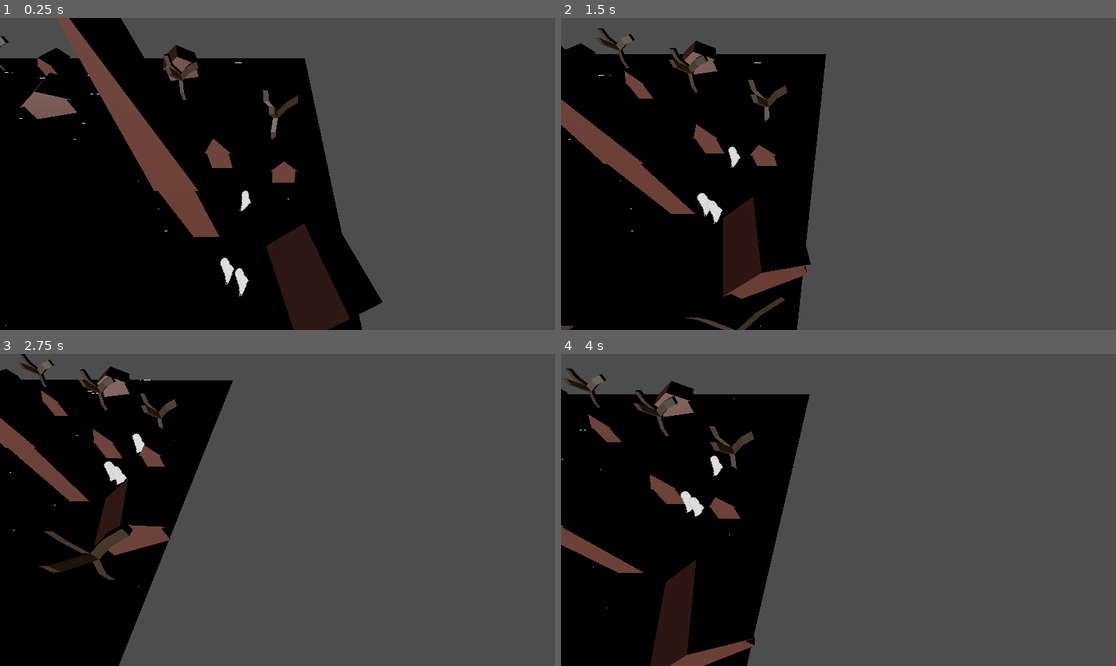
Above: before the commit, frames 1-4 (two rows, left to right).
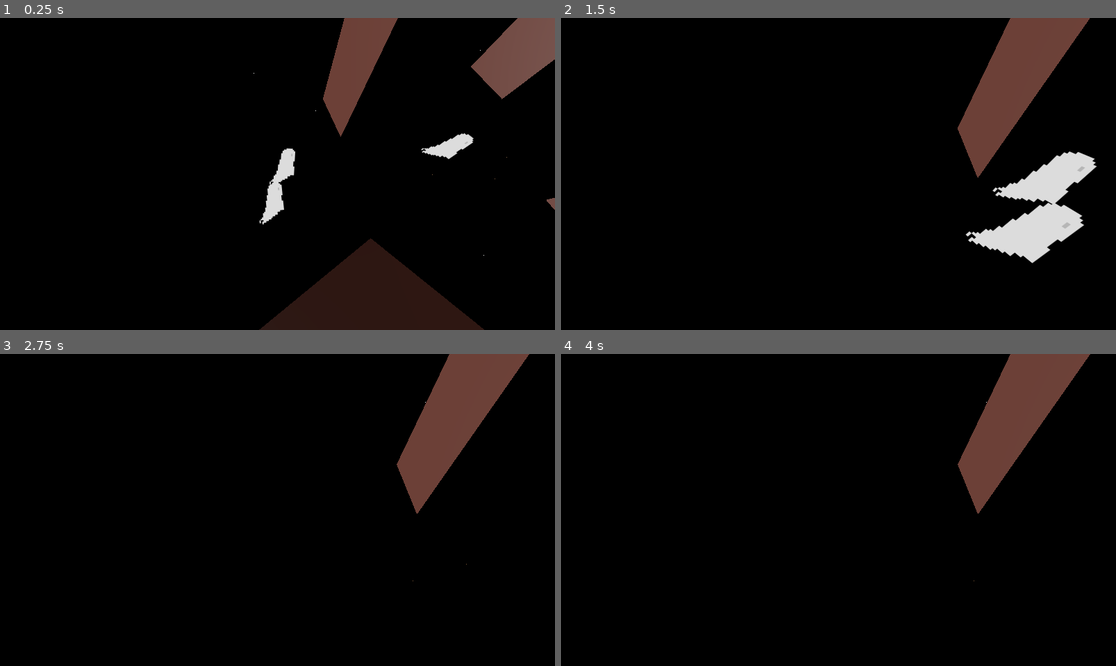
Above: after the commit, the same moments.

Repository: Ssssssaber/mara-winter-slumber
Game: Godot game, scene res://scenes/3d/environment/world.tscn
The game is run twice, just before and just after one commit, with the same random seed, the same clock (stepped at 60 frames per second) and the same inputs.
Inputs (mouse positions are in pixels of both pictures, inside the frame that each line leads up to):
- Up to frame 1 (0.25 s): no input
- Up to frame 2 (1.5 s): move the mouse to (960, 158) at 0.52 s; hold Right (ui_right) 0.53-1.28 s; click (960, 158) at 0.67 s; move the mouse to (727, 189) at 1.27 s; hold Down (ui_down) from 1.28 s (still down)
- Up to frame 3 (2.75 s): move the mouse to (333, 441) at 2.02 s; release Down (ui_down) at 2.03 s; hold Right (ui_right) from 2.03 s (still down)
- Up to frame 4 (4 s): move the mouse to (810, 572) at 2.77 s; release Right (ui_right) at 2.78 s; hold Up (ui_up) 2.78-3.53 s; click (810, 572) at 2.92 s; move the mouse to (1005, 556) at 3.52 s; hold Left (ui_left) from 3.53 s (still down)

The runs differ from the first frame. In frame 1, 55% of the frame differs, in the area x 0-100%, y 0-100%; in frame 2, 66%; in frame 3, 75%; in frame 4, 70%.

Commit message:
(update): full path 3d

Diff:
--- a/scenes/3d/environment/world.tscn
+++ b/scenes/3d/environment/world.tscn
@@ -8,10 +8,10 @@
 
 [sub_resource type="Curve3D" id="Curve3D_xrmru"]
 _data = {
-"points": PackedVector3Array(0, 0, 0, 0, 0, 0, 0, 0, 0, 0, 0, 0, 0, 0, 0, -1.4701233, 0.44204998, -21.38, 0, 0, 0, 0, 0, 0, -12.352432, 4.5284796, -38.53581, 0, 0, 0, 0, 0, 0, 0, 0, 0),
-"tilts": PackedFloat32Array(0, 0, 0, 0)
+"points": PackedVector3Array(0, 0, 0, 0, 0, 0, 1.4689064, -0.54788685, 0, 0, 0, 0, 0, 0, 0, -1.4701233, 0.44204998, -21.38, 0, 0, 0, 0, 0, 0, -12.352432, 4.5284796, -38.53581, 0, 0, 0, 0, 0, 0, -84.66085, 32.307423, -43.22516, 0, 0, 0, 0, 0, 0, -88.66947, 33.072803, 38.309006, 0, 0, 0, 0, 0, 0, -18.312075, 7.597827, 40.516243, 0, 0, 0, 0, 0, 0, 0, 0, 32.02, 0, 0, 0, 0, 0, 0, 0, 0, 0),
+"tilts": PackedFloat32Array(0, 0, 0, 0, 0, 0, 0, 0)
 }
-point_count = 4
+point_count = 8
 
 [node name="World" type="Node3D"]
 
@@ -22,24 +22,20 @@
 }
 
 [node name="MainPath" type="Path3D" parent="FloorGridMap"]
-transform = Transform3D(0.9369469, -0.3494716, 0, 0.3494716, 0.9369469, 0, 0, 0, 1, 48.600002, 1.5069103, -0.07824516)
+transform = Transform3D(0.9369469, -0.3494716, 0, 0.3494716, 0.9369469, 0, 0, 0, 1, 0, 1.507, -0.078)
 curve = SubResource("Curve3D_xrmru")
 
 [node name="CameraParent" type="Node3D" parent="."]
 transform = Transform3D(1, 0, 1.7484555e-07, 0, 1, 0, -1.7484555e-07, 0, 1, 0, 0, 0)
 
-[node name="Camera3D" type="Camera3D" parent="CameraParent"]
+[node name="Camera3D" type="Camera3D" parent="CameraParent" node_paths=PackedStringArray("target")]
 transform = Transform3D(0.99999845, -0.001336999, 0.0011218755, 0, 0.64278764, 0.76604444, -0.0017453283, -0.76604325, 0.6427866, 53.949, 31.448, 17.698)
 script = ExtResource("6_sqiv5")
+target = NodePath("../../PathFollower")
+follow_offset = Vector3(0, 5, -5)
 
 [node name="DirectionalLight3D" type="DirectionalLight3D" parent="."]
 transform = Transform3D(1, 0, 0, 0, 1, 0, 0, 0, 1, 0, 40.615215, 0)
-
-[node name="SpawnPoint" type="Node3D" parent="."]
-transform = Transform3D(1, 0, 0, 0, 1, 0, 0, 0, 1, 48.477, 2.974, 0)
-
-[node name="PathFollower" parent="SpawnPoint" instance=ExtResource("9_bh3yo")]
-transform = Transform3D(1, 0, 0, 0, 1, 0, 0, 0, 1, 0, -0.2886281, 0)
 
 [node name="BuildingsGridMap" type="GridMap" parent="."]
 transform = Transform3D(1, 0, 0, 0, 1, 0, 0, 0, 1, 0, 2.365, 0)
@@ -50,6 +46,9 @@
 }
 metadata/_editor_floor_ = Vector3(0, -1, 0)
 
+[node name="PathFollower3" parent="." instance=ExtResource("9_bh3yo")]
+transform = Transform3D(1, 0, 0, 0, 1, 0, 0, 0, 1, 48.477, 2.6853719, 0)
+
 [node name="PathFollower" parent="." instance=ExtResource("9_bh3yo")]
 transform = Transform3D(0.18731272, 0, -0.98230034, 0, 1, 0, 0.98230034, 0, 0.18731272, 47.18766, 2.450482, 10.719597)
 
